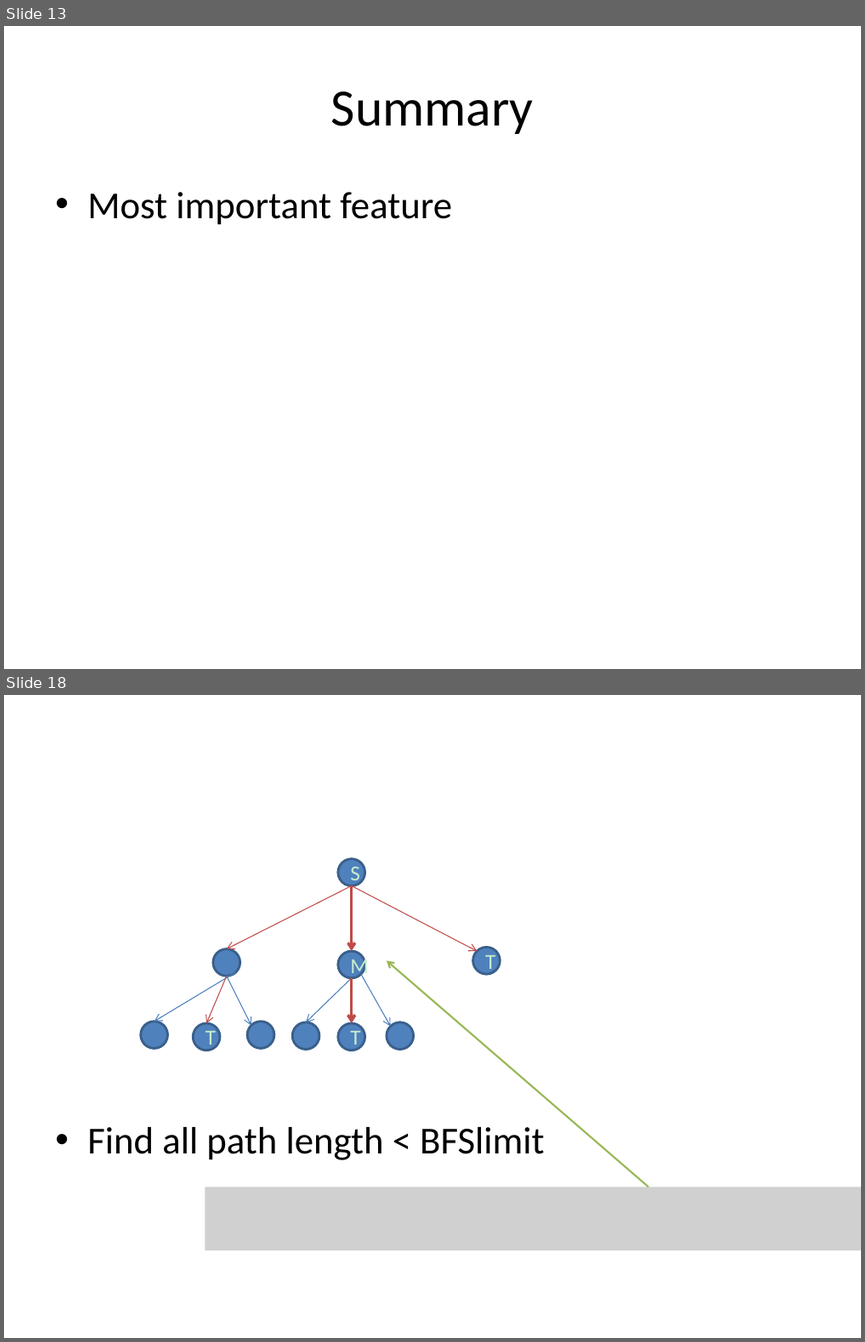
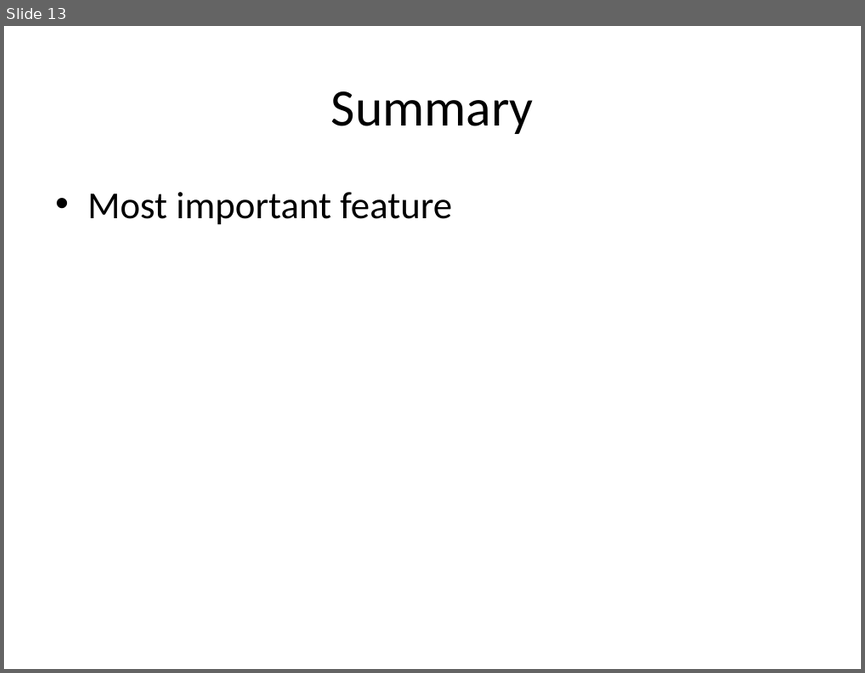
Before and after one commit to yftung7/2014_DM_Project, a slide deck: Project/Readme_v2.pptx. Shown one above the other, each under a label of ours: slides 13 and 18 before the commit, slide 13 after it; the slides between them are not shown. The pictures are 865x1342 and 865x673 pixels, drawn with LibreOffice and Linux fonts; fonts in the diff are those of the drawing; grey boxes stand for pictures. Boxes give left, top, right and bottom in pixels: in the first picture for what was removed or moved away, otherwise in the second. Text is boxed around its words. In the diff, an @@ line names an element or a change of style, - is before the commit and + after.

Commit message:
ppt

```diff
--- a/Project/Readme_v2.pptx
+++ b/Project/Readme_v2.pptx
@@ slide 18 removed at (4,695,861,1338), background #C7EDCC @@
@@ ellipse removed at (338,859,364,885) @@
-S
@@ arrow removed from (352, 886) to (227, 948) @@
@@ arrow removed from (352, 886) to (352, 951) @@
@@ arrow removed from (352, 886) to (477, 951) @@
@@ ellipse removed at (213,948,239,975) @@
@@ ellipse removed at (472,947,500,974) @@
-T
@@ arrow removed from (236, 972) to (154, 1021) @@
@@ ellipse removed at (338,951,364,978) @@
-M
@@ arrow removed from (361, 975) to (391, 1026) @@
@@ arrow removed from (648, 1187) to (386, 960) @@
@@ arrow removed from (227, 976) to (206, 1023) @@
@@ arrow removed from (227, 976) to (250, 1025) @@
@@ arrow removed from (352, 978) to (306, 1022) @@
@@ arrow removed from (352, 978) to (352, 1023) @@
@@ ellipse removed at (141,1021,168,1048) @@
@@ ellipse removed at (194,1023,220,1049) @@
-T
@@ ellipse removed at (247,1021,274,1048) @@
@@ ellipse removed at (293,1022,319,1049) @@
@@ ellipse removed at (338,1023,364,1049) @@
-T
@@ ellipse removed at (386,1022,413,1049) @@
@@ text removed at (87,1127,544,1160) @@
-• Find all path length < BFSlimit
@@ picture removed at (205,1187,861,1250) @@
```
Also in this commit, not shown: 7 other slides removed.
